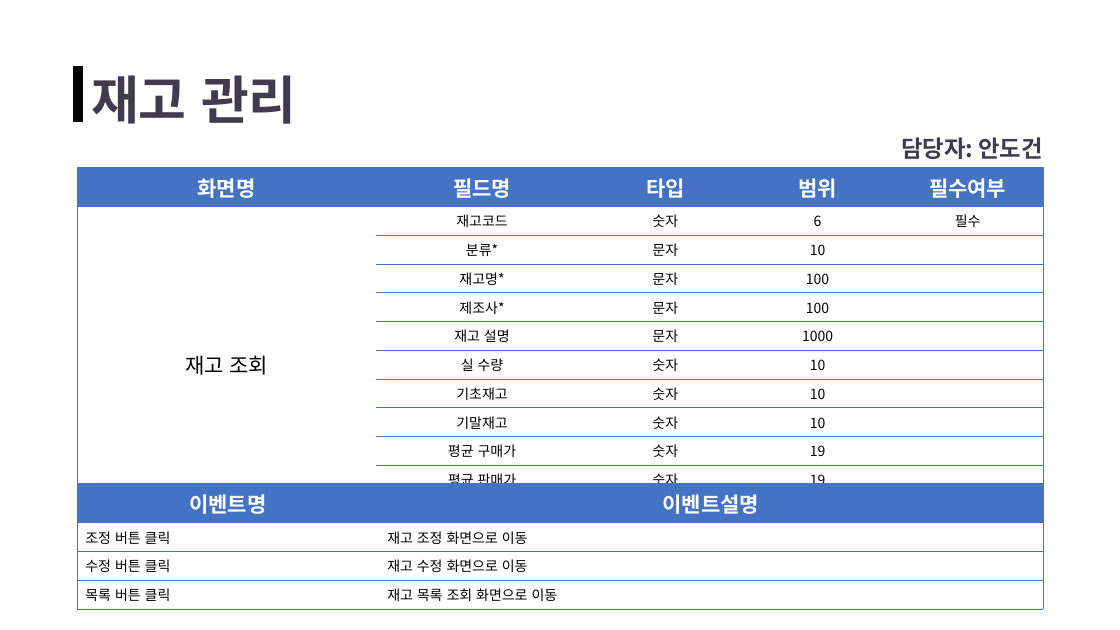
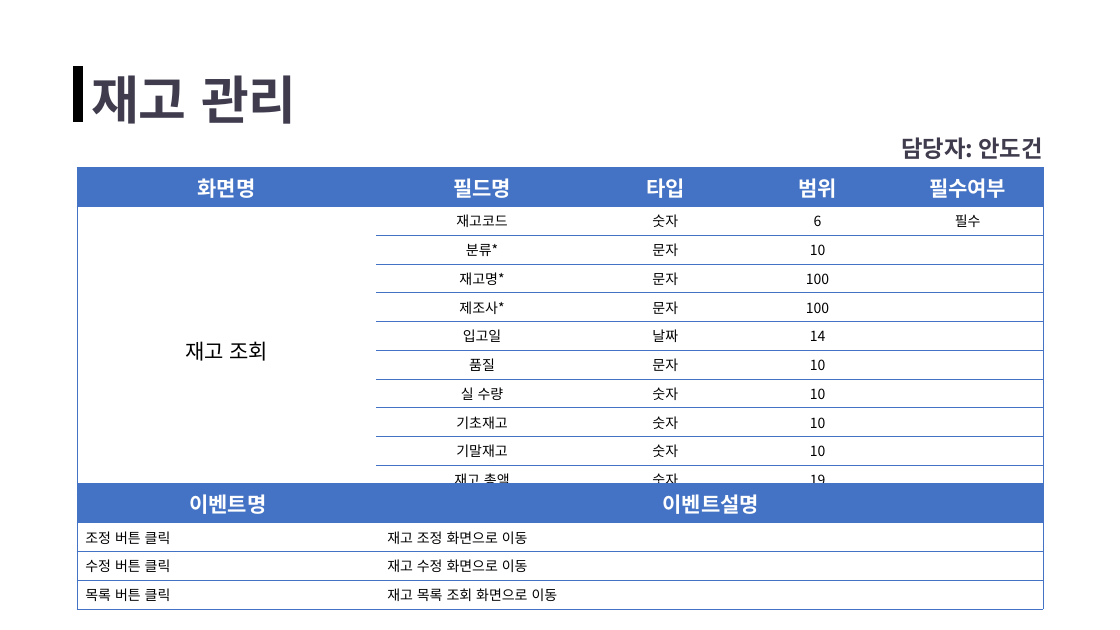
Before and after one commit to ppodong-bro/Team_OB, a slide deck: slide 6 of 분석자료/화면설계서(초안)_재고 관리.pptx (slide 7 before the commit). Drawn at 1120x630 pixels with LibreOffice and Linux fonts; fonts in the diff are those of the drawing. Boxes give left, top, right and bottom in pixels: in the first picture for what was removed or moved away, otherwise in the second. Text is boxed around its words. In the diff, an @@ line names an element or a change of style, - is before the commit and + after.

```diff
--- a/분석자료/화면설계서(초안)_재고 관리.pptx
+++ b/분석자료/화면설계서(초안)_재고 관리.pptx
@@ table at [77, 168, 1043, 493] @@
-row 6:  | 재고 설명 | 문자 | 1000 | 
+row 6:  | 입고일 | 날짜 | 14 | 
+row 7:  | 품질 | 문자 | 10 | 
-row 10:  | 평균 구매가 | 숫자 | 19 | 
-row 11:  | 평균 판매가 | 숫자 | 19 | 
```
Also in this commit, not shown: 5 other slides changed, 1 slide added, 1 slide removed.
